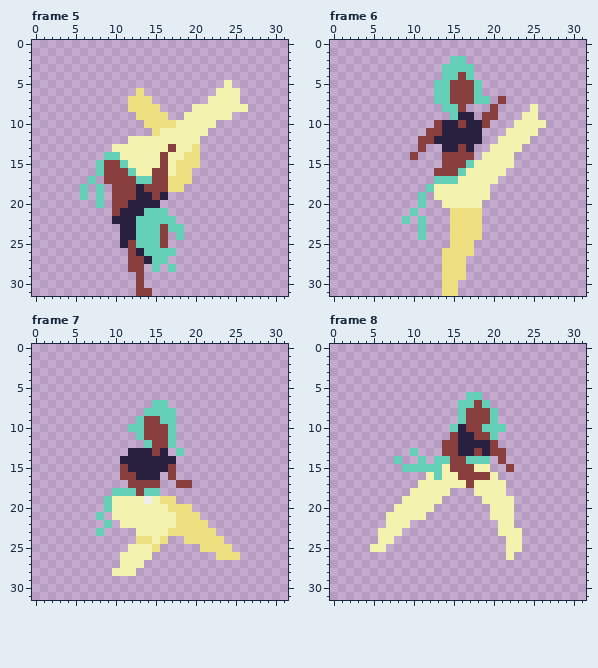
Two versions of one pixel-art file, assets/characters/capoeirista.aseprite. Above, as it was before the edit.
32x32 pixels, 12 frames. Shown: frame 5, frame 6, frame 7, frame 8. The commit also changed other frames, which this record leaves out.
After:
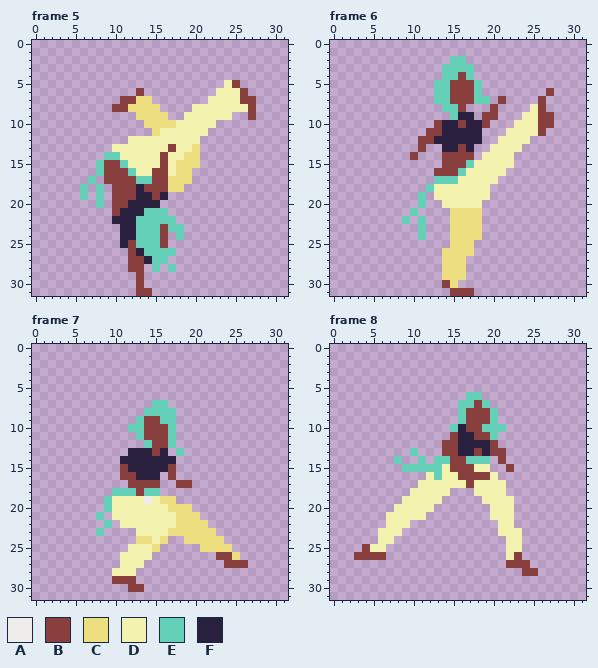
Palette (. is transparent): A #eeedec  B #8a3f3f  C #edde7f  D #f4f2af  E #64d0b8  F #291f3e
Change:
Frame 5, layer "Layer 1":
y 5: x 25 . -> B
y 6: x 13 C -> B; x 26 . -> B
y 7: x 11..12 .C -> BB; x 26..27 .. -> BB
y 8: x 10..11 .. -> BB; x 27 . -> B
y 9: x 27 . -> B
Frame 6, layer "Layer 1":
y 6: x 27 . -> B
y 7..8: x 26 . -> B
y 9: x 26..27 .. -> BB
y 10: x 26..27 D. -> BB
y 11: x 26 . -> B
y 30: x 14 C -> B
y 31: x 14..17 CC.. -> .BBB
Frame 7, layer "Layer 1":
y 26: x 23..24 CC -> BB
y 27: x 24..26 ... -> BBB
y 29: x 10..12 ... -> BBB
y 30: x 12..13 .. -> BB
Frame 8, layer "Layer 1":
y 25: x 4 . -> B
y 26: x 3..6 .... -> BBBB; x 23 . -> B
y 27: x 22..24 ... -> BBB
y 28: x 24..25 .. -> BB
Changed places in both pictures, as pixel boxes (x1, y1, x2, y2):
added: (232, 80, 256, 120)
changed: (112, 88, 144, 112)
changed: (538, 88, 554, 136)
changed: (442, 280, 474, 296)
changed: (216, 552, 248, 568)
added: (112, 576, 144, 592)
added: (354, 544, 386, 560)
added: (506, 552, 538, 576)
